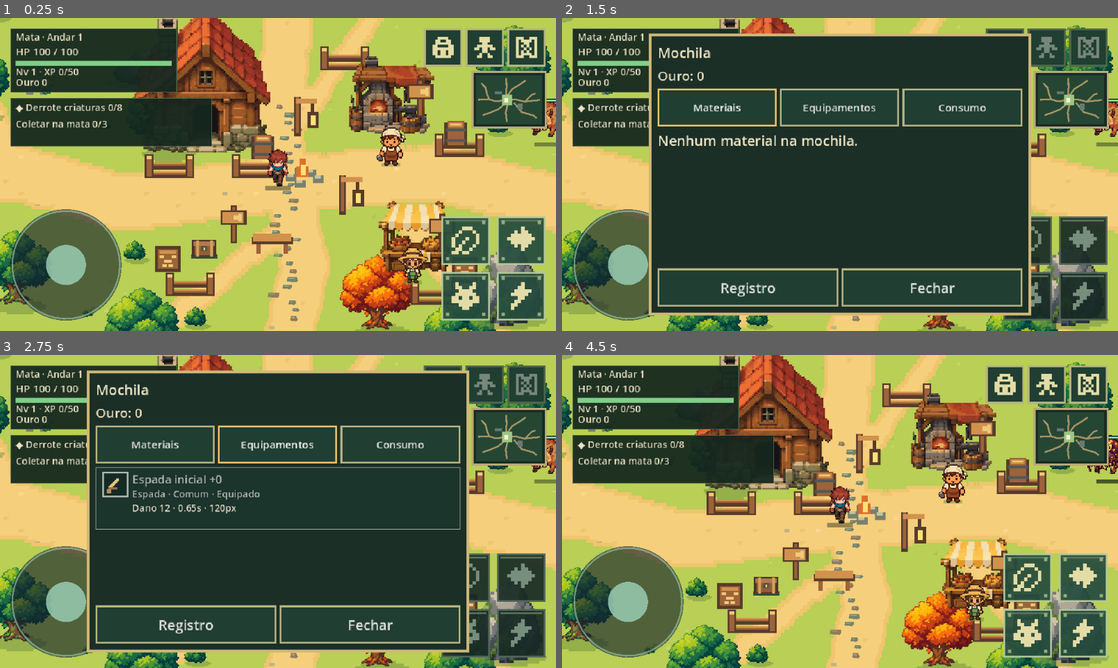
Above: before the commit, frames 1-4 (two rows, left to right).
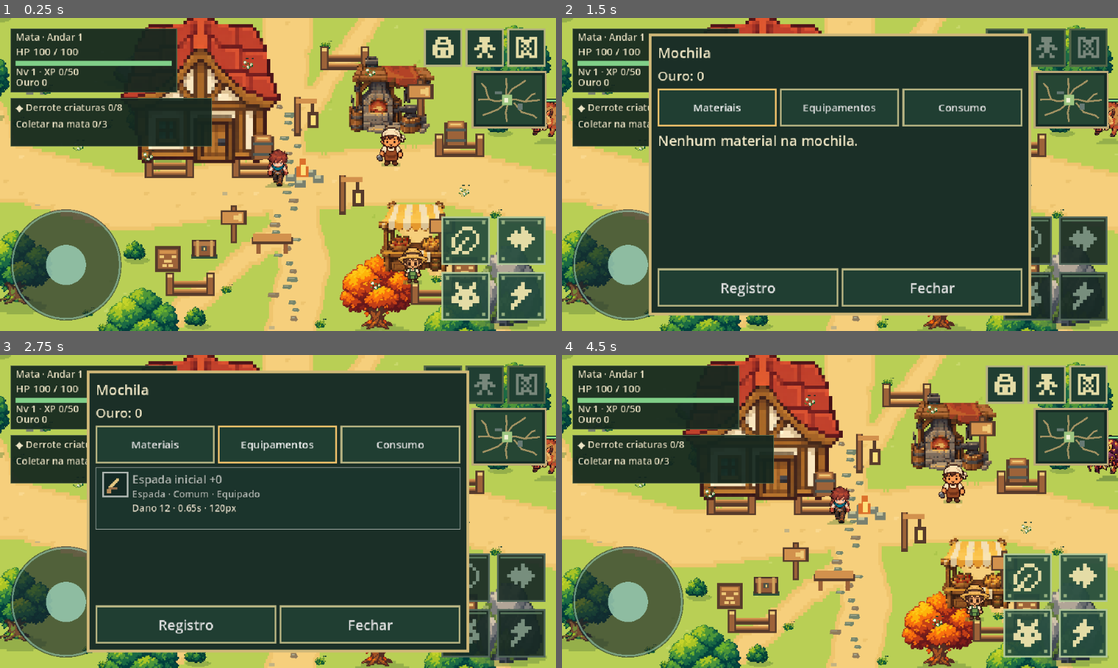
Above: after the commit, the same moments.

Repository: thiagohugo12-dotcom/arveon
Game: Godot game, scene res://scenes/main.tscn
Two runs of this game, one before a commit and one after it. Both use one fixed random seed, a clock stepped at 60 frames per second and the inputs below.
Inputs (mouse positions are in pixels of both pictures, inside the frame that each line leads up to):
- Up to frame 1 (0.25 s): no input
- Up to frame 2 (1.5 s): click (1006, 46) at 0.52 s; click "Materiais" at 1.25 s
- Up to frame 3 (2.75 s): click "Equipamentos" at 2 s
- Up to frame 4 (4.5 s): click "Consumo" at 2.75 s; click "Registro" at 3.5 s; click "Fechar" at 4.25 s

The runs differ from the first frame. In frame 1, 6.3% of the frame differs, in the area x 13-100%, y 0-100%; in frame 2, 0.8%; in frame 3, 0.8%; in frame 4, 6.3%.

Commit message:
feat(art): complete cohesive forest presentation pass

Diff:
--- a/scripts/main.gd
+++ b/scripts/main.gd
@@ -608,6 +608,7 @@
 	if transitioning or trial.active() or not player.health.is_alive() or not progress.ascension.entrance_unlocked():
 		return
 	transitioning = true
+	RenderingServer.set_default_clear_color(Color("#101c16"))
 	hud.close_station()
 	input_driver.reset()
 	input_driver.blocked = true
@@ -870,6 +871,7 @@
 
 func _update_floor_identity() -> void:
 	var theme_v2 := progress.ascension.current_floor == 1
+	RenderingServer.set_default_clear_color(Color("#b9cf55") if theme_v2 else Color("#101c16"))
 	(world.get_node("FloorView") as FloorView).set_visual_v2(theme_v2)
 	tower_view.visual_v2 = theme_v2
 	tower_view.queue_redraw()
--- a/scripts/presentation/actor_view.gd
+++ b/scripts/presentation/actor_view.gd
@@ -192,7 +192,9 @@
 	# Supplied monsters are single approved poses. Keep them static until their
 	# dedicated animation frames are produced.
 	var step := 0.0
-	px(-15, 13, 30, 5, Color(0.02, 0.08, 0.06, 0.40))
+	px(-15, 13, 30, 2, Color("#66863f70"))
+	px(-12, 11, 24, 2, Color("#66863f70"))
+	px(-8, 9, 16, 2, Color("#66863f70"))
 	# Values above one brighten the existing sprite; the old <=1 tint darkened it.
 	var tint := Color(2.0, 1.75, 1.35) if flash_left > 0.0 else Color.WHITE
 	if appearance == 0:
--- a/scripts/presentation/floor_v2_view.gd
+++ b/scripts/presentation/floor_v2_view.gd
@@ -4,6 +4,7 @@
 const NATURE := preload("res://assets/art/mata_v2/nature.png")
 const PATHS := preload("res://assets/art/mata_v2/paths.png")
 const CAMP := preload("res://assets/art/mata_v2/camp.png")
+const CAMP_HOUSE := preload("res://assets/art/mata_v2/camp_simple.png")
 const PROPS := preload("res://assets/art/mata_v2/camp_props.png")
 const GREEN := Rect2(0,0,88,96)
 const ORANGE := Rect2(96,0,88,96)
@@ -55,6 +56,7 @@
 			layout.draw_rect(Rect2(at+Vector2(2,-2),Vector2(2,2)),tone)
 	# One cached authored path texture, rather than thousands of stamp commands.
 	layout.draw_texture_rect(PATHS,Rect2(0,0,1200,900),false)
+	_path_edges()
 	# Identical decorative anchors / safety exclusions as the existing layout.
 	var rng := RandomNumberGenerator.new()
 	rng.seed = 12051
@@ -79,6 +81,26 @@
 		# Cover the existing collision footprint with a recognisable stone mass.
 		layout.draw_texture_rect_region(NATURE,rock.grow(4),STONE)
 	_camp()
+
+func _path_edges() -> void:
+	# Sparse authored-looking tufts break the perfect path boundary without
+	# changing its geometry or adding collision.
+	for trail_index in range(FloorView.TRAILS.size()):
+		var trail: Array = FloorView.TRAILS[trail_index]
+		for segment_index in range(trail.size() - 1):
+			var start: Vector2 = trail[segment_index]
+			var finish: Vector2 = trail[segment_index + 1]
+			var distance := start.distance_to(finish)
+			var count := maxi(1, floori(distance / 92.0))
+			var normal := (finish - start).normalized().orthogonal()
+			for n in range(count):
+				var t := float(n + 1) / float(count + 1)
+				var seed := layout._hash(trail_index * 31 + segment_index, n * 17 + 9)
+				var side := -1.0 if seed % 2 == 0 else 1.0
+				var width: float = FloorView.TRAIL_WIDTHS[trail_index] * 0.5 + 7.0
+				var at := (start.lerp(finish,t) + normal * side * width).snapped(Vector2(2,2))
+				if not SafeCamp.AREA.grow(20.0).has_point(at):
+					sprite(NATURE,FLOWERS if seed % 9 == 0 else GRASS,at)
 
 func bush_positions() -> Array[Vector2]:
 	var positions: Array[Vector2] = []
@@ -110,7 +132,7 @@
 	for at in [Vector2(414,454),Vector2(514,454),Vector2(616,330),Vector2(748,430),Vector2(438,590),Vector2(720,600)]:
 		prop(FENCE_PROP,at,1.95)
 	# Home, workshop, vendor and chest each occupy their own clear area.
-	layout.draw_texture_rect_region(CAMP,Rect2(355,245,192,192),CABIN)
+	layout.draw_texture_rect_region(CAMP_HOUSE,Rect2(355,245,192,192),CABIN)
 	sprite_scaled(CAMP,FORGE,SafeCamp.DISPLAY_STATIONS["Ferreiro"]+Vector2(0,24),1.85)
 	sprite_scaled(CAMP,MARKET,SafeCamp.DISPLAY_STATIONS["Vendedor"]+Vector2(0,24),1.85)
 	layout._draw_chest(SafeCamp.DISPLAY_STATIONS["Baú"])
@@ -124,3 +146,5 @@
 		prop(LANTERN_PROP,point,1.9)
 	prop(BENCH_PROP,Vector2(536,548),1.75)
 	prop(FIRE_PROP,Vector2(570,474),1.75)
+	for point: Vector2 in [Vector2(390,438),Vector2(505,332),Vector2(646,341),Vector2(754,478),Vector2(652,586)]:
+		sprite(NATURE,FLOWERS,point)
--- a/scripts/presentation/tower_view.gd
+++ b/scripts/presentation/tower_view.gd
@@ -1,6 +1,8 @@
 class_name TowerView
 extends Node2D
 
+const V2_CAMP := preload("res://assets/art/mata_v2/camp.png")
+const V2_PORTAL := Rect2(104,64,84,100)
 var visual_v2 := false
 var unlocked := false
 var nearby := false
@@ -21,60 +23,23 @@
 		return
 
 func _draw_v2() -> void:
-	# Broad, quiet shapes keep the landmark readable at phone scale.
-	var outline := Color("#4c4437")
-	var stone_dark := Color("#6e6b57")
-	var stone := Color("#969077")
-	var stone_light := Color("#c9bf96")
-	var moss := Color("#758e43")
-	var portal := Color("#3fc59f") if unlocked else Color("#253f39")
-	var portal_light := Color("#a7ecc2") if unlocked else Color("#415b50")
-
-	# One soft footprint and three generous steps anchor the structure to the path.
-	draw_rect(Rect2(-46,2,92,12),Color("#78984380"))
-	draw_rect(Rect2(-38,-5,76,8),outline)
-	draw_rect(Rect2(-34,-9,68,7),stone_dark)
-	draw_rect(Rect2(-28,-13,56,6),stone)
-
-	# The portal glow stays contained inside the arch.
+	# The special structure now uses the same authored raster language as the
+	# village and foliage. Gameplay position and collision remain unchanged.
+	draw_rect(Rect2(-40,-6,80,10),Color("#66863f70"))
 	if unlocked:
-		draw_rect(Rect2(-23,-65,46,56),Color("#52d2ad26"))
-		draw_rect(Rect2(-19,-61,38,52),Color("#52d2ad38"))
-
-	# Two simple pillars and a stepped lintel create a strong landmark silhouette.
-	for side in [-1,1]:
-		var x: float = 20.0 * side - (16.0 if side < 0 else 0.0)
-		draw_rect(Rect2(x,-64,16,55),outline)
-		draw_rect(Rect2(x+3,-61,10,49),stone)
-		draw_rect(Rect2(x+3,-59,3,43),stone_light)
-	draw_rect(Rect2(-40,-76,80,15),outline)
-	draw_rect(Rect2(-35,-80,70,15),stone_dark)
-	draw_rect(Rect2(-28,-85,56,12),stone)
-	draw_rect(Rect2(-20,-88,40,6),stone_light)
-
-	# A dark inner frame makes the portal readable in both locked states.
-	draw_rect(Rect2(-20,-64,40,55),outline)
-	draw_rect(Rect2(-15,-59,30,50),portal)
-	draw_rect(Rect2(-10,-55,20,42),portal.darkened(0.16))
+		draw_rect(Rect2(-25,-76,50,68),Color("#62ddb52d"))
+	draw_texture_rect_region(V2_CAMP,Rect2(-42,-100,84,100),V2_PORTAL)
 	if unlocked:
-		draw_rect(Rect2(-7,-51,5,34),portal_light)
-		draw_rect(Rect2(2,-45,5,25),portal_light)
-		draw_rect(Rect2(-5,-18,10,4),Color("#d4f4cf"))
+		draw_rect(Rect2(-13,-58,26,48),Color("#45cda680"))
+		draw_rect(Rect2(-6,-52,5,36),Color("#b5f1c4a0"))
+		draw_rect(Rect2(3,-43,4,25),Color("#b5f1c480"))
 	else:
-		# One warm seal communicates that the entrance is closed.
-		draw_rect(Rect2(-5,-37,10,12),Color("#6e583a"))
-		draw_rect(Rect2(-3,-39,6,7),Color("#d5ad61"))
-		draw_rect(Rect2(-1,-34,2,5),Color("#f0cf7b"))
-
-	# A single crest and two moss blocks add identity without surface noise.
-	draw_rect(Rect2(-8,-77,16,4),outline)
-	draw_rect(Rect2(-3,-81,6,8),portal_light if unlocked else Color("#b79555"))
-	draw_rect(Rect2(-34,-58,7,5),moss)
-	draw_rect(Rect2(27,-28,7,5),moss)
+		draw_rect(Rect2(-5,-39,10,13),Color("#785633"))
+		draw_rect(Rect2(-3,-42,6,9),Color("#e0b75d"))
+		draw_rect(Rect2(-1,-37,2,5),Color("#ffe08a"))
 	if nearby:
-		draw_rect(Rect2(-5,8,10,4),portal_light)
-		draw_rect(Rect2(-2,5,4,3),portal_light)
+		draw_rect(Rect2(-7,1,14,4),Color("#b5f1c4"))
 
 	var font := ThemeDB.fallback_font
 	var title := "Torre de Ascensão"
-	draw_string(font, Vector2(-font.get_string_size(title, HORIZONTAL_ALIGNMENT_LEFT, -1, 12).x * 0.5, -96), title, HORIZONTAL_ALIGNMENT_LEFT, -1, 12, Color("#344d3d"))
+	draw_string(font, Vector2(-font.get_string_size(title, HORIZONTAL_ALIGNMENT_LEFT, -1, 12).x * 0.5, -108), title, HORIZONTAL_ALIGNMENT_LEFT, -1, 12, Color("#344d3d"))
